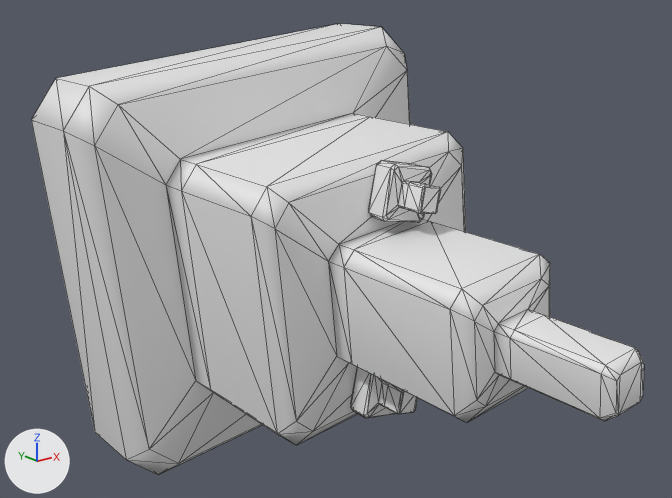
Two versions of the FBX model Reference/Resources/Mesh/Animation/Effect/E_SP_Tsuno.fbx, one commit apart.
One viewpoint serves both versions: a 50 mm camera at (-0.0523, -0.0525, 0.0283) aimed at (-0.0009, 0.0118, 0.0026). The axes (+X, +Y, +Z) are drawn at lower left. The lights are the same throughout. Mesh edges are drawn as thin lines. Materials are left out; every surface is plain grey. Where no turn or scale is listed for an object, it has been applied to the vertices.

Before the edit, the objects in view are built like this:
```python
me_main_ball = bpy.data.meshes.new('main_ball')
me_main_ball.from_pydata(...)  # 160 vertices, 316 faces; spans x -0.66..0.66, y -0.66..0.66, z -0.98..0.99
me_main_ball.materials.append(mat_lambert1)
me_main_ball1 = bpy.data.meshes.new('main_ball1')
me_main_ball1.from_pydata(...)  # 96 vertices, 188 faces; spans x -0.245..0.245, y -0.245..0.245, z -0.299..0.299
me_main_ball1.materials.append(mat_lambert1)
me_main_ball2 = bpy.data.meshes.new('main_ball2')
me_main_ball2.from_pydata(...)  # 96 vertices, 188 faces; spans x -0.245..0.245, y -0.245..0.245, z -0.299..0.299
me_main_ball2.materials.append(mat_lambert1)
ob_group1 = bpy.data.objects.new('group1', None)
ob_group1.parent = ob_e_sp_tsuno
ob_group1.location = (0.0, 0.0, -0.828)
ob_group1.rotation_euler = (0.0, 0.0, 1.466)  # degrees (0, 0, 84)
ob_main_ball = bpy.data.objects.new('main_ball', me_main_ball)
ob_main_ball.parent = ob_e_sp_tsuno
ob_main_ball.location = (0.0, 0.0, -1.036)
ob_main_ball.rotation_euler = (0.0, 0.0, -1.466)  # degrees (0, 0, -84)
ob_main_ball.scale = (3.0, 3.0, 3.0)
ob_main_ball1 = bpy.data.objects.new('main_ball1', me_main_ball1)
ob_main_ball1.parent = ob_group1
ob_main_ball1.location = (-0.893, 0.0, 0.383)
ob_main_ball1.rotation_euler = (0.0, 0.0, 1.466)  # degrees (0, 0, 84)
ob_main_ball2 = bpy.data.objects.new('main_ball2', me_main_ball2)
ob_main_ball2.parent = ob_group1
ob_main_ball2.location = (0.907, 0.0, 0.383)
ob_main_ball2.rotation_euler = (0.0, 0.0, 1.466)  # degrees (0, 0, 84)
```
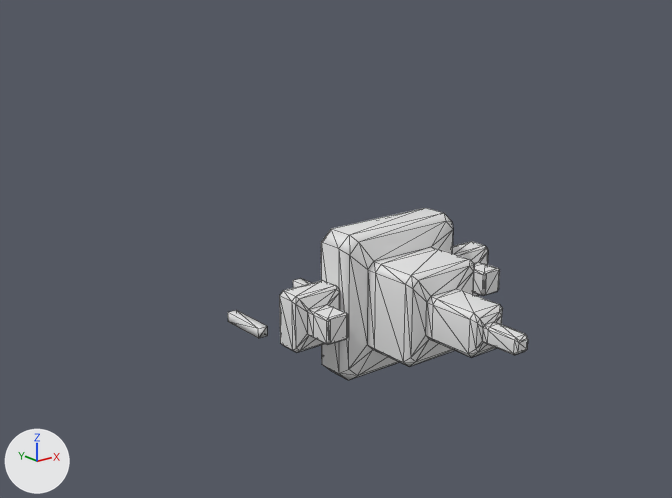
ob_group1 is not drawn itself; it is the parent of ob_main_ball1, ob_main_ball2.

Boxes (x1, y1, x2, y2) around the edits, measured in the pictures (672 x 498 px):
'main_ball', moved, turned, rescaled
    before: (31, 24, 644, 474)
    after: (321, 208, 528, 380)
'main_ball1', turned
    before: (351, 367, 418, 418)
    after: (279, 280, 348, 352)
'main_ball2', turned
    before: (369, 161, 441, 223)
    after: (452, 241, 500, 296)

What changed in the scene script:
```text
Change ob_group1:
    ob_group1.rotation_euler: (0.0, 0.0, 1.466) -> (0.0, 0.0, 0.0)  # degrees (0, 0, 84) -> degrees (0, 0, 0)
Change ob_main_ball1:
    ob_main_ball1.rotation_euler: (0.0, 0.0, 1.466) -> (0.0, 0.0, 0.0)  # degrees (0, 0, 84) -> degrees (0, 0, 0)
Change ob_main_ball:
    ob_main_ball.rotation_euler: (0.0, 0.0, -1.466) -> (0.0, 0.0, 0.0)  # degrees (0, 0, -84) -> degrees (0, 0, 0)
    ob_main_ball.scale: (3.0, 3.0, 3.0) -> (1.0, 1.0, 1.0)
    ob_main_ball.location: (0.0, 0.0, -1.036) -> (0.0, 0.0, 0.0)
Change ob_main_ball2:
    ob_main_ball2.rotation_euler: (0.0, 0.0, 1.466) -> (0.0, 0.0, 0.0)  # degrees (0, 0, 84) -> degrees (0, 0, 0)
```
